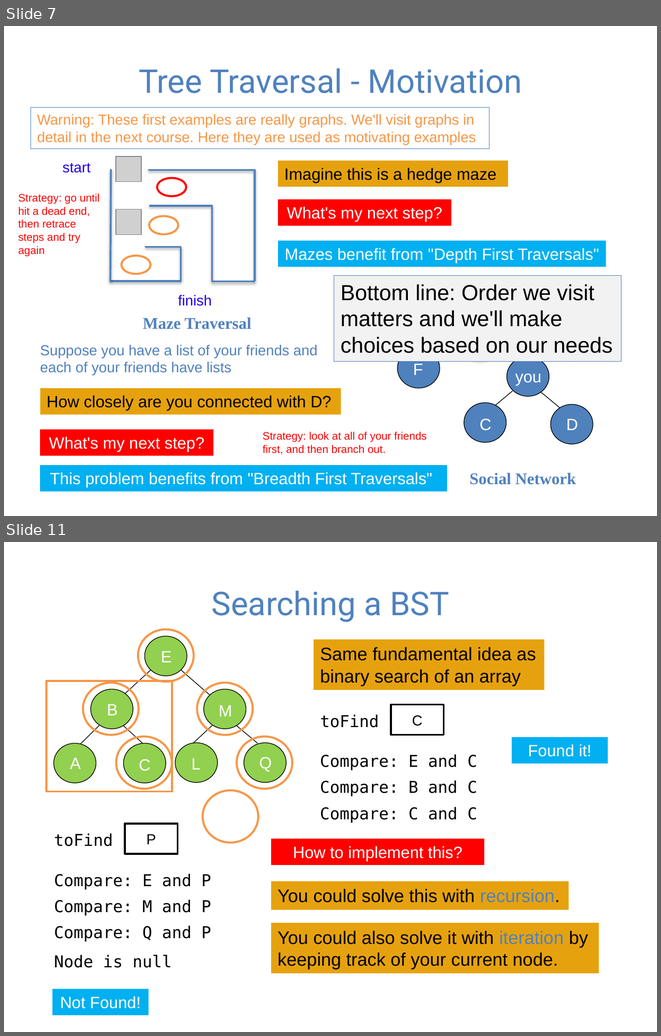
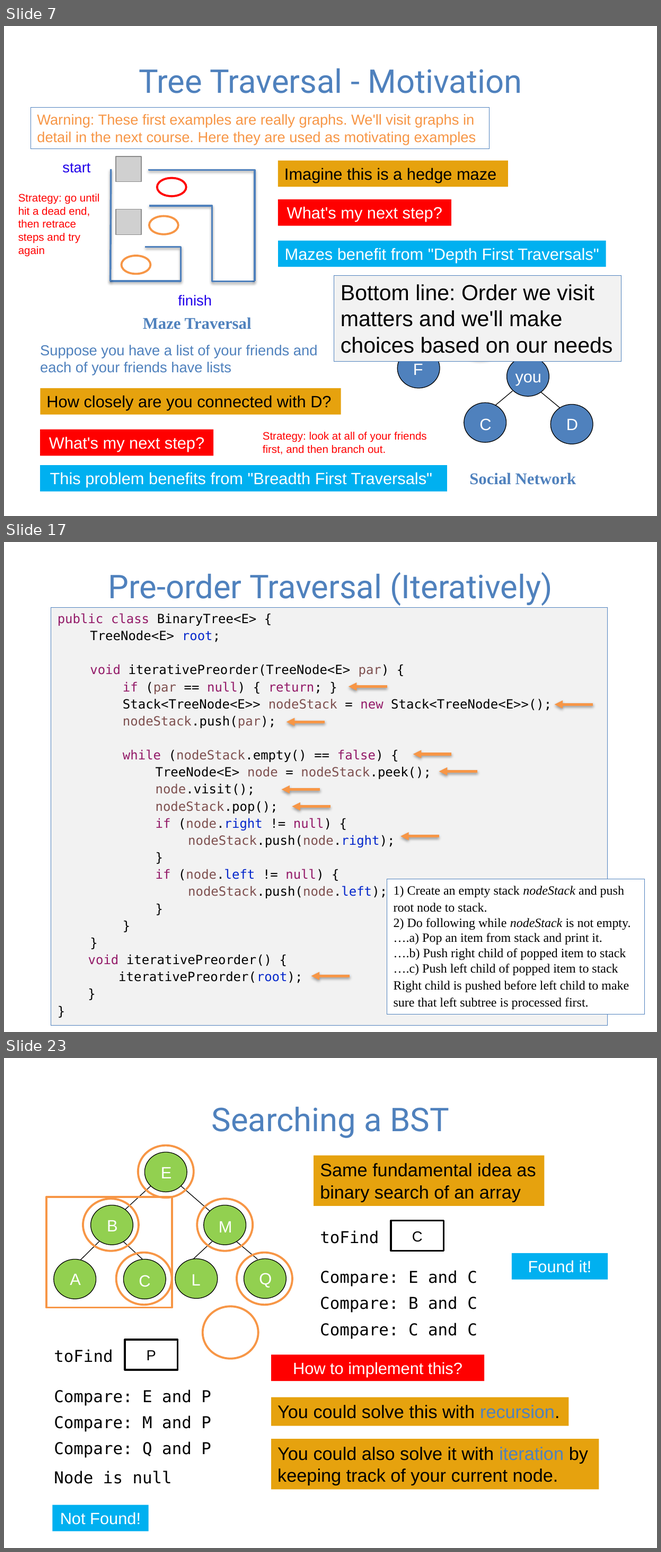
Before and after one commit to guhofstra/CSC111Fa25, a slide deck: PPTs/Lecture 8-binary search tree and trie.pptx. Shown one above the other, each under a label of ours: slides 7 and 11 before the commit, slides 7, 17 and 23 after it; the slides between them are not shown. The pictures are 661x1036 and 661x1552 pixels, drawn with LibreOffice and Linux fonts; fonts in the diff are those of the drawing; grey boxes stand for pictures. Boxes give left, top, right and bottom in pixels: in the first picture for what was removed or moved away, otherwise in the second. Text is boxed around its words. In the diff, an @@ line names an element or a change of style, - is before the commit and + after.

```diff
--- a/PPTs/Lecture 8-binary search tree and trie.pptx
+++ b/PPTs/Lecture 8-binary search tree and trie.pptx
@@ slide 17 added at (x1=4, y1=542, x2=657, y2=1032), background #FFFFFF @@
@@ title added at (x1=108, y1=572, x2=553, y2=606), 36 pt, text #4F81BD @@
+Pre-order Traversal (Iteratively)
@@ rectangle added at (x1=51, y1=607, x2=607, y2=1025), fill #F2F2F2, outline #4F81BD 0.75 pt, 14 pt, text #000000 @@
+public class BinaryTree<E> {
+TreeNode<E> root;
+void iterativePreorder(TreeNode<E> par) {
+if (par == null) { return; }
+Stack<TreeNode<E>> nodeStack = new Stack<TreeNode<E>>();
+nodeStack.push(par);
+while (nodeStack.empty() == false) {
+TreeNode<E> node = nodeStack.peek();
+node.visit();
+nodeStack.pop();
+if (node.right != null) {
+nodeStack.push(node.right);
+}
+if (node.left != null) {
+nodeStack.push(node.left);
+}
+}
+}
+void iterativePreorder() {
+iterativePreorder(root);
+}
+}
@@ arrow added from (387, 686) to (348, 686), #F79646 3 pt @@
@@ arrow added from (593, 705) to (555, 705), #F79646 3 pt @@
@@ arrow added from (325, 722) to (286, 722), #F79646 3 pt @@
@@ arrow added from (451, 754) to (413, 754), #F79646 3 pt @@
@@ arrow added from (477, 771) to (439, 771), #F79646 3 pt @@
@@ arrow added from (320, 790) to (282, 790), #F79646 3 pt @@
@@ arrow added from (330, 806) to (292, 806), #F79646 3 pt @@
@@ arrow added from (439, 836) to (400, 836), #F79646 3 pt @@
@@ rectangle added at (x1=387, y1=879, x2=644, y2=1014), fill #FFFFFF, outline #4F81BD 0.75 pt, 14 pt, text #000000 @@
+1) Create an empty stack nodeStack and push
+root node to stack.
+2) Do following while nodeStack is not empty.
+….a) Pop an item from stack and print it.
+….b) Push right child of popped item to stack
+….c) Push left child of popped item to stack
+Right child is pushed before left child to make
+sure that left subtree is processed first.
@@ arrow added from (439, 883) to (400, 883), #F79646 3 pt @@
@@ arrow added from (350, 976) to (311, 976), #F79646 3 pt @@
@@ what was slide 11 is now slide 23 @@
```
Also in this commit, not shown: 8 slides changed, 12 other slides added, 6 other files.
